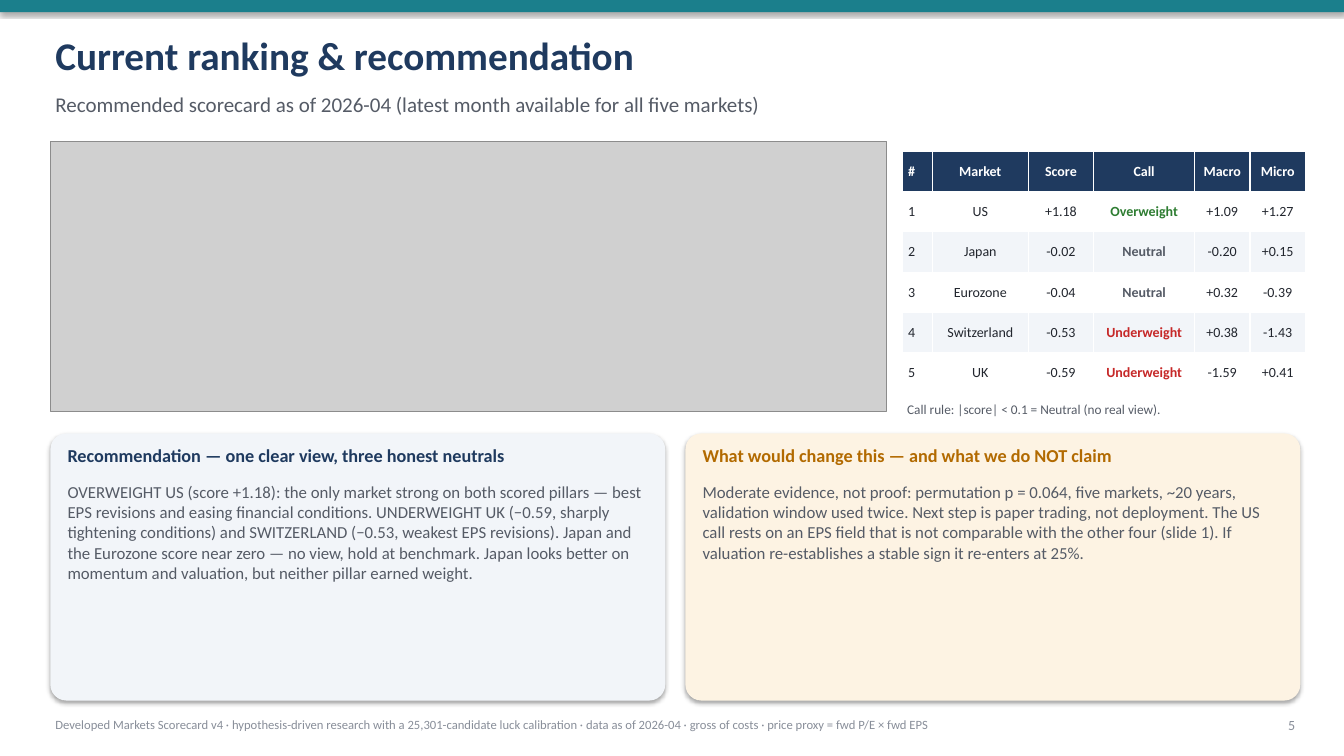
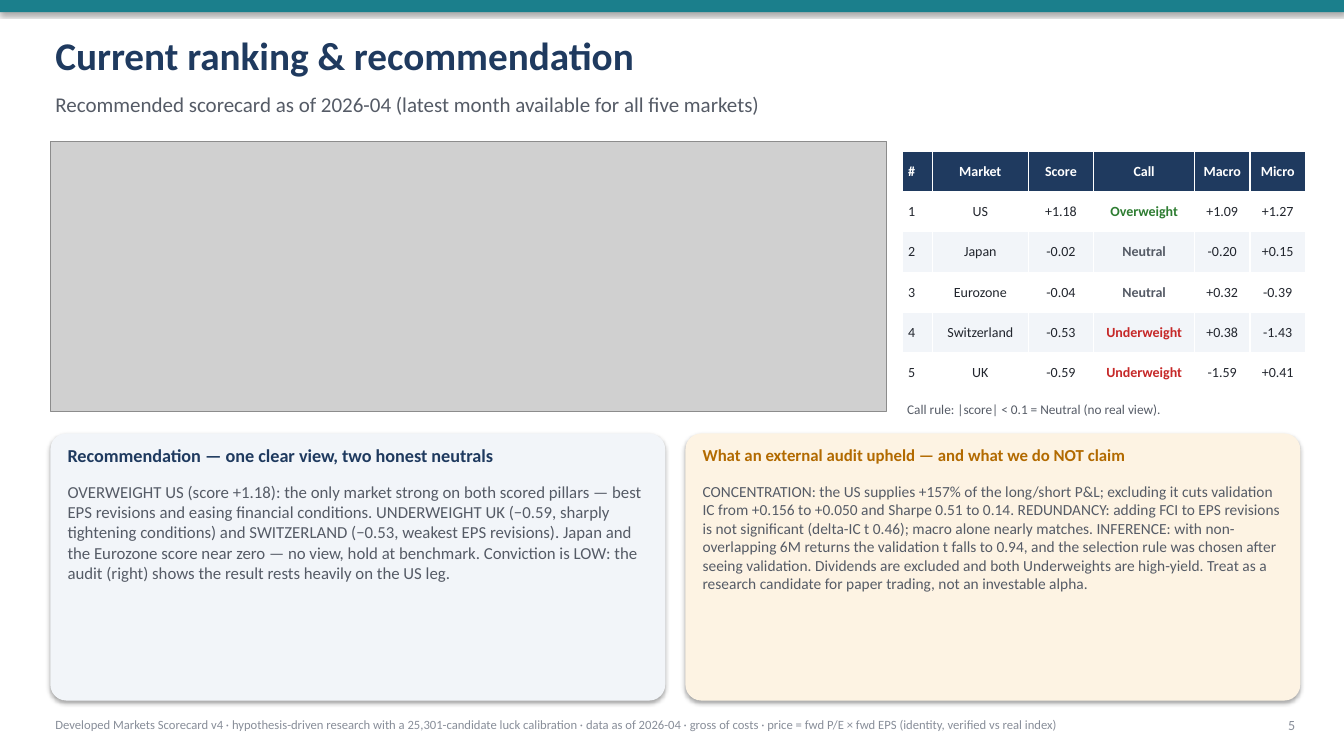
Before and after one commit to SadamAnjaneyulu/Markets-Scorecard, a slide deck: slide 5 of slides/Markets_Scorecard_v4.pptx. Drawn at 1344x756 pixels with LibreOffice and Linux fonts; fonts in the diff are those of the drawing; grey boxes stand for pictures. Boxes give left, top, right and bottom in pixels: in the first picture for what was removed or moved away, otherwise in the second. Text is boxed around its words. In the diff, an @@ line names an element or a change of style, - is before the commit and + after.

```diff
--- a/slides/Markets_Scorecard_v4.pptx
+++ b/slides/Markets_Scorecard_v4.pptx
@@ text at bbox=[68, 449, 493, 464]: text changed @@
-Recommendation — one clear view, three honest neutrals
+Recommendation — one clear view, two honest neutrals
@@ text at bbox=[703, 449, 1125, 464]: text changed; size 13 to 12 pt @@
-What would change this — and what we do NOT claim
+What an external audit upheld — and what we do NOT claim
@@ text at bbox=[68, 486, 641, 582]: text changed @@
-OVERWEIGHT US (score +1.18): the only market strong on both scored pillars — best EPS revisions and easing financial conditions. UNDERWEIGHT UK (−0.59, sharply tightening conditions) and SWITZERLAND (−0.53, weakest EPS revisions). Japan and the Eurozone score near zero — no view, hold at benchmark. Japan looks better on momentum and valuation, but neither pillar earned weight.
+OVERWEIGHT US (score +1.18): the only market strong on both scored pillars — best EPS revisions and easing financial conditions. UNDERWEIGHT UK (−0.59, sharply tightening conditions) and SWITZERLAND (−0.53, weakest EPS revisions). Japan and the Eurozone score near zero — no view, hold at benchmark. Conviction is LOW: the audit (right) shows the result rests heavily on the US leg.
@@ text at bbox=[703, 486, 1280, 592]: text changed; size 12 to 11 pt @@
-Moderate evidence, not proof: permutation p = 0.064, five markets, ~20 years, validation window used twice. Next step is paper trading, not deployment. The US call rests on an EPS field that is not comparable with the other four (slide 1). If valuation re-establishes a stable sign it re-enters at 25%.
+CONCENTRATION: the US supplies +157% of the long/short P&L; excluding it cuts validation IC from +0.156 to +0.050 and Sharpe 0.51 to 0.14. REDUNDANCY: adding FCI to EPS revisions is not significant (delta-IC t 0.46); macro alone nearly matches. INFERENCE: with non-overlapping 6M returns the validation t falls to 0.94, and the selection rule was chosen after seeing validation. Dividends are excluded and both Underweights are high-yield. Treat as a research candidate for paper trading, not an investable alpha.
@@ text at bbox=[55, 720, 1057, 731]: text changed @@
-Developed Markets Scorecard v4 · hypothesis-driven research with a 25,301-candidate luck calibration · data as of 2026-04 · gross of costs · price proxy = fwd P/E × fwd EPS
+Developed Markets Scorecard v4 · hypothesis-driven research with a 25,301-candidate luck calibration · data as of 2026-04 · gross of costs · price = fwd P/E × fwd EPS (identity, verified vs real index)
```
Also in this commit, not shown: 4 other slides changed, 3 other files.
